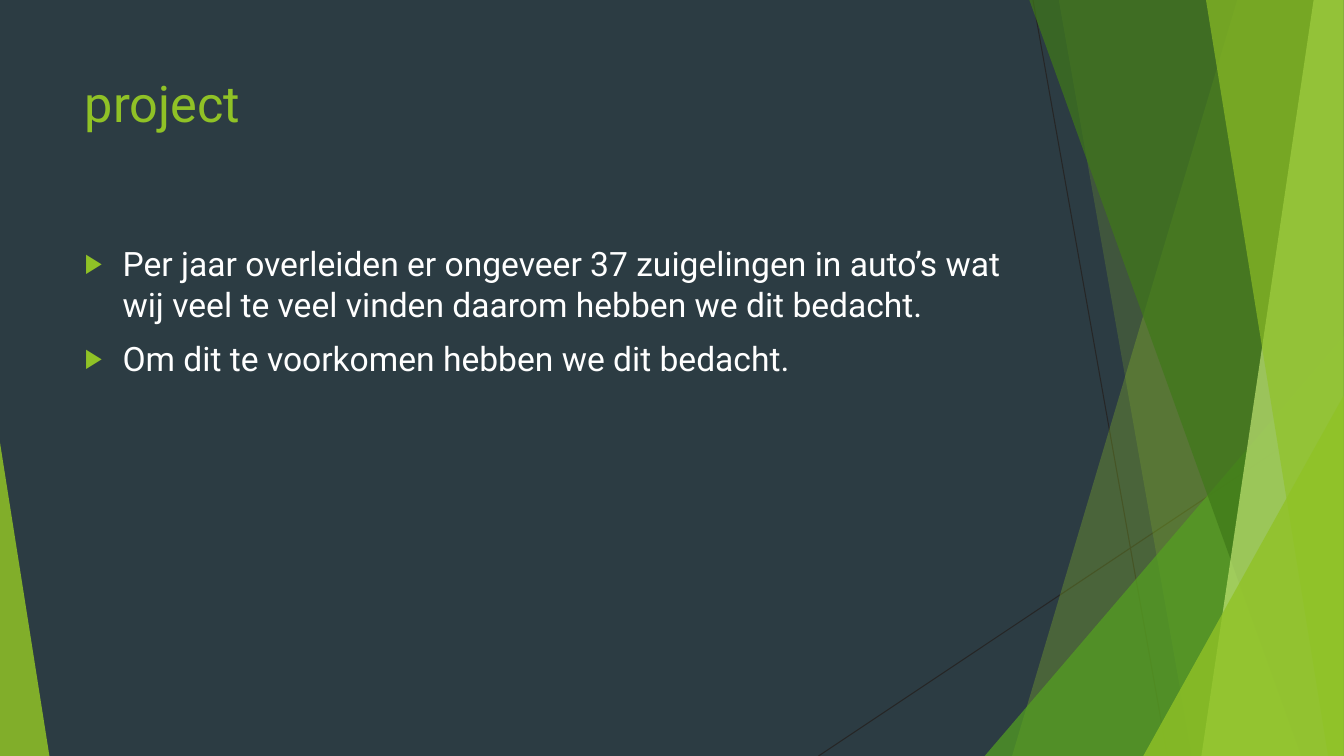
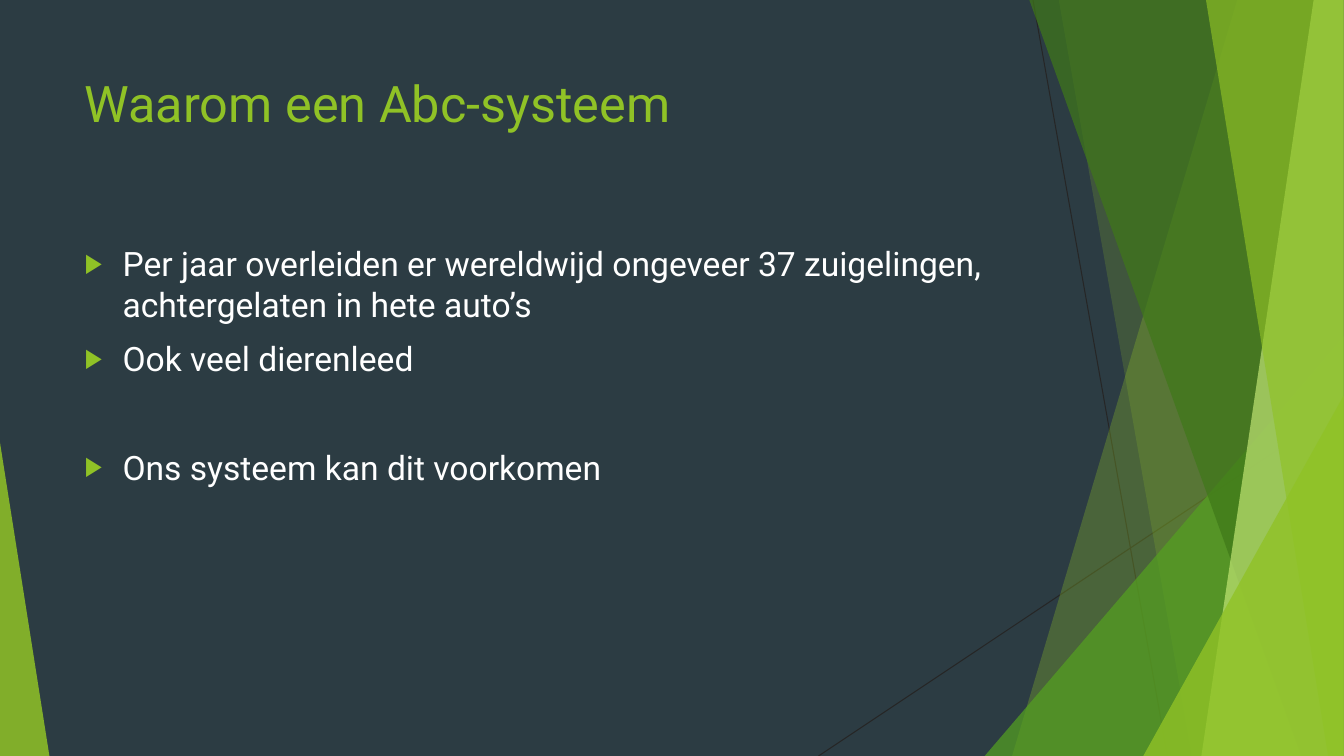
Before and after one commit to BM4GIT/PA-competitie, a slide deck: slide 3 of 2018-2019/ABC Autobewaking/Documenten/Presentatie.pptx. Drawn at 1344x756 pixels with LibreOffice and Linux fonts; fonts in the diff are those of the drawing. Boxes give left, top, right and bottom in pixels: in the first picture for what was removed or moved away, otherwise in the second. Text is boxed around its words. In the diff, an @@ line names an element or a change of style, - is before the commit and + after.

```diff
--- a/2018-2019/ABC Autobewaking/Documenten/Presentatie.pptx
+++ b/2018-2019/ABC Autobewaking/Documenten/Presentatie.pptx
@@ title at box(85, 84, 670, 133): text changed @@
-project
+Waarom een Abc-systeem
@@ text at box(123, 250, 981, 487): text changed @@
-▶ Per jaar overleiden er ongeveer 37 zuigelingen in auto’s wat wij veel te veel vinden daarom hebben we dit bedacht.
-▶ Om dit te voorkomen hebben we dit bedacht.
+▶ Per jaar overleiden er wereldwijd ongeveer 37 zuigelingen, achtergelaten in hete auto’s
+▶ Ook veel dierenleed
+▶ Ons systeem kan dit voorkomen
```
Also in this commit, not shown: 4 other slides changed, 1 slide added, 1 slide removed, 51 other files.
